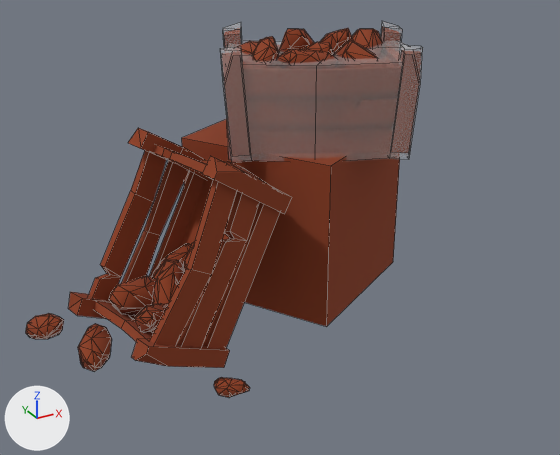
What one commit did to the FBX model Assets/Models/Visual/Counters/Counter_Crystal_Red.fbx.
Before and after are seen from a camera (50 mm lens) standing at (-2.0, -3.72, 2.25) and looking at (-0.26, -0.56, 0.67). Lighting does not change. The marker at lower left points along +X, +Y and +Z. The first picture is the older version. Mesh edges are drawn as thin lines. Where no turn or scale is listed for an object, it has been applied to the vertices.

The first picture shows 'Counter_Crystal_Red', 'Counter_Crystal_Red_Decale'.
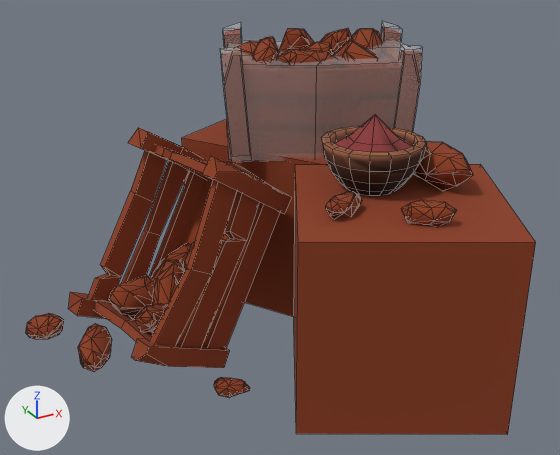
Changed parts and their boxes [x1, y1, x2, y2] in the pictures (560 x 455 px):
```json
{"object": "Counter_Crystal_Red", "change": "reshaped", "before": [26, 28, 400, 397], "after": [26, 28, 536, 434], "on screen": "36% wider, 10% taller"}
{"part": 1, "of": "me_counter_crystal_red", "change": "added", "after": [294, 164, 536, 434], "on screen": "brown"}
{"part": 2, "of": "me_counter_crystal_red", "change": "added", "after": [413, 142, 473, 191], "on screen": "brown"}
{"part": 3, "of": "me_counter_crystal_red", "change": "added", "after": [401, 200, 457, 226], "on screen": "brown"}
{"part": 4, "of": "me_counter_crystal_red", "change": "added", "after": [325, 191, 362, 218], "on screen": "brown"}
{"part": 5, "of": "me_counter_crystal_red", "change": "added", "after": [321, 126, 426, 196], "on screen": "brown"}
{"part": 6, "of": "me_counter_crystal_red", "change": "added", "after": [334, 114, 413, 152], "on screen": "brown"}
```

The change, as JSON lines over the scene's bpy script:
```json
{"op": "add", "block": "img_counters_base_color_2k_png", "code": ["img_counters_base_color_2k_png = load_image('Counters_Base_color_2K.png', '../../Materials/Ingredients/Textures/Counters_Base_color_2K.png', 2048, 2048, 'sRGB')"]}
{"op": "add", "block": "mat_counters", "code": ["mat_counters = principled_material('Counters')", "mat_counters.texture = img_counters_base_color_2k_png", "mat_counters.roughness = 1.0"]}
{"block": "me_counter_crystal_red", "where": "# used by ob_counter_crystal_red; location = (0.0, 0.0, 0.0)"}
{"op": "remove", "block": "me_counter_crystal_red", "code": "me_counter_crystal_red.from_pydata(...)  # 916 vertices, 1396 faces; spans x -1.46..0.86, y -0.95..0.75, z -0.02..1.55"}
{"op": "add", "block": "me_counter_crystal_red", "code": "me_counter_crystal_red.from_pydata(...)  # 1156 vertices, 1721 faces; spans x -1.46..0.86, y -1.74..0.75, z -0.02..1.55"}
{"block": "me_counter_crystal_red", "change": "me_counter_crystal_red part 1: the loose piece of 8 vertices spanning x -0.45..0.86, y -0.55..0.75, z 0.0..0.94 is copied, and the copy is turned 120.2 degrees about the z axis through its middle, then moved by (-0.14, -1.2, 0.0); it spans x -0.58..0.71, y -1.74..-0.45, z 0.0..0.95"}
{"block": "me_counter_crystal_red", "change": "me_counter_crystal_red part 2: the loose piece of 34 vertices spanning x 0.26..0.52, y -0.49..-0.15, z 1.2..1.5 is copied, and the copy is multiplied about its middle by the matrix ((-0.647, 0.296, -0.702), (-0.29, 0.757, 0.586), (0.705, 0.583, -0.404)), then moved by (-0.05, -0.7, -0.31); it spans x 0.24..0.45, y -1.24..-0.82, z 0.93..1.14"}
{"block": "me_counter_crystal_red", "change": "me_counter_crystal_red part 3: the loose piece of 34 vertices spanning x -0.08..0.25, y -0.32..-0.16, z 1.32..1.49 is copied, and the copy is multiplied about its middle by the matrix ((0.509, 0.342, -0.287), (-0.414, 0.524, -0.111), (0.166, 0.259, 0.603)), then moved by (-0.09, -1.14, -0.41); it spans x -0.1..0.1, y -1.47..-1.28, z 0.93..1.04"}
{"block": "me_counter_crystal_red", "change": "me_counter_crystal_red part 4: the loose piece of 34 vertices spanning x -0.19..-0.01, y -0.2..0.01, z 1.33..1.52 is copied, and the copy is multiplied about its middle by the matrix ((-0.652, -0.222, -0.485), (0.221, -0.809, 0.074), (-0.485, -0.07, 0.685)), then moved by (-0.16, -1.04, -0.43); it spans x -0.37..-0.16, y -1.2..-1.05, z 0.93..1.04"}
{"block": "me_counter_crystal_red", "change": "me_counter_crystal_red part 5: a new loose piece of 113 vertices spanning x -0.2..0.28, y -1.14..-0.66, z 0.95..1.18, in mat_counters (picture img_counters_base_color_2k_png)"}
{"block": "me_counter_crystal_red", "change": "me_counter_crystal_red part 6: a new loose piece of 17 vertices spanning x -0.18..0.26, y -1.13..-0.68, z 1.13..1.3, in mat_counters (picture img_counters_base_color_2k_png)"}
{"op": "add", "block": "me_counter_crystal_red", "code": "me_counter_crystal_red.materials.append(mat_counters)  # picture img_counters_base_color_2k_png"}
```
